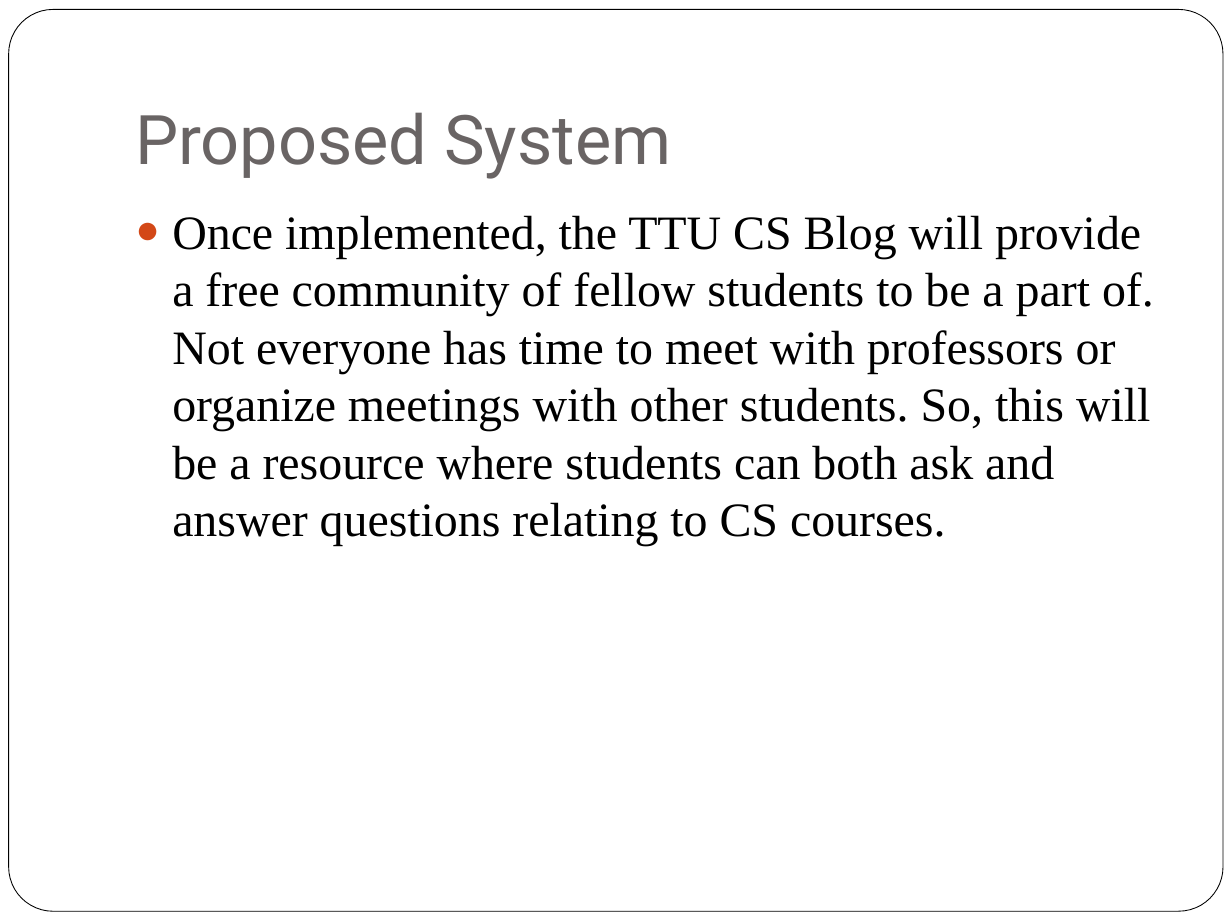
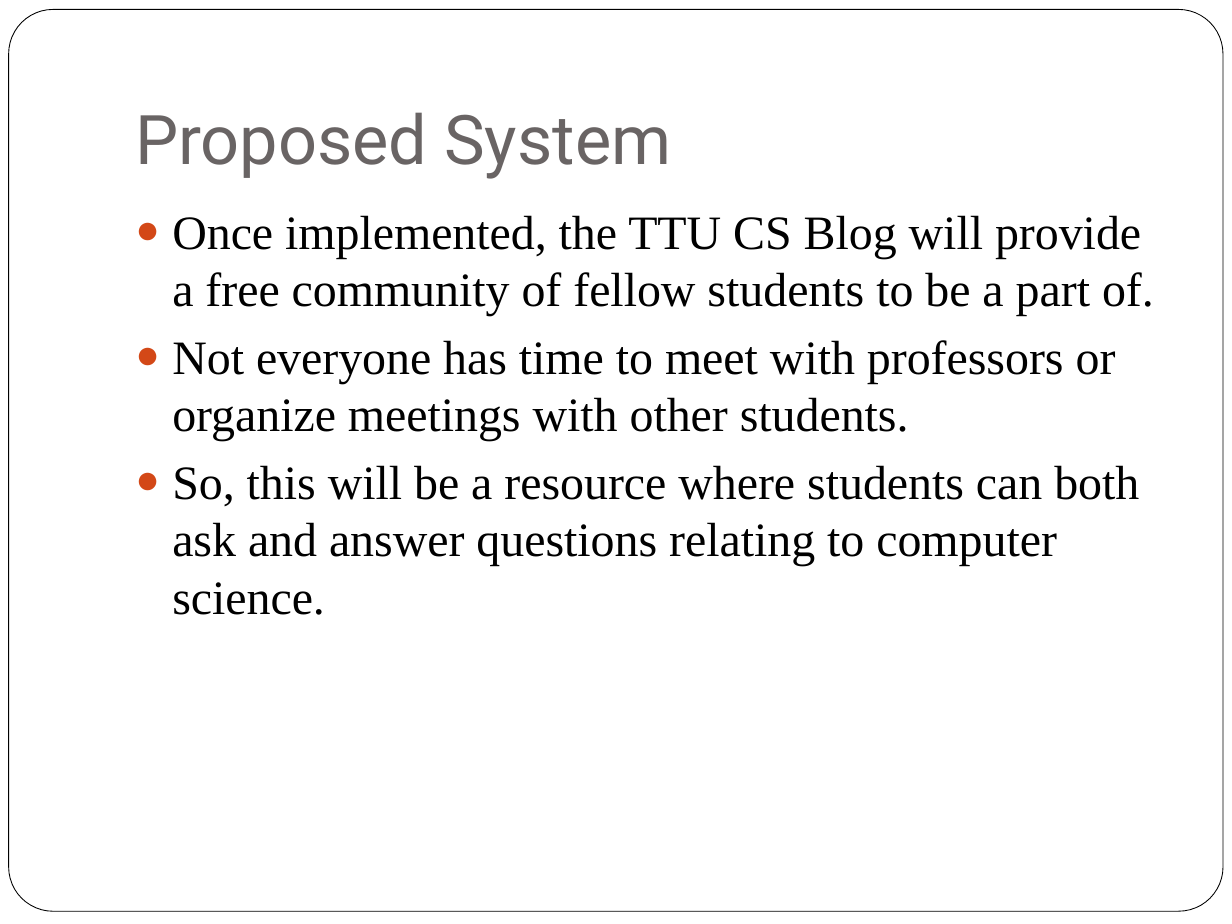
Before and after one commit to patrickbraud/CapstoneProject, a slide deck: slide 7 of Proposal/TTU CS Blog Requirements.pptx. Drawn at 1232x924 pixels with LibreOffice and Linux fonts; fonts in the diff are those of the drawing. Boxes give left, top, right and bottom in pixels: in the first picture for what was removed or moved away, otherwise in the second. Text is boxed around its words. In the diff, an @@ line names an element or a change of style, - is before the commit and + after.

```diff
--- a/Proposal/TTU CS Blog Requirements.pptx
+++ b/Proposal/TTU CS Blog Requirements.pptx
@@ text at <box>172,215,1154,615</box>: text changed @@
-● Once implemented, the TTU CS Blog will provide a free community of fellow students to be a part of. Not everyone has time to meet with professors or organize meetings with other students. So, this will be a resource where students can both ask and answer questions relating to CS courses.
+● Once implemented, the TTU CS Blog will provide a free community of fellow students to be a part of.
+● Not everyone has time to meet with professors or organize meetings with other students.
+● So, this will be a resource where students can both ask and answer questions relating to computer science.
```
Also in this commit, not shown: 8 other slides changed, 1 slide added, 1 other file.
